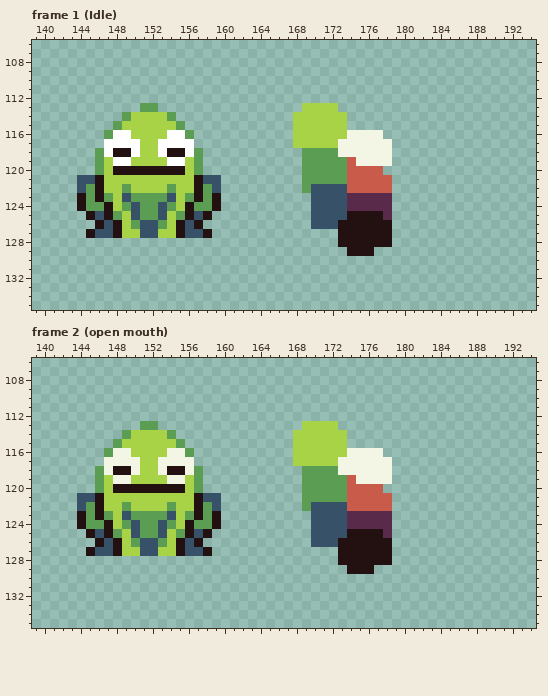
Two versions of one pixel-art file, asset/actor/froggy/spr_froggy1.aseprite. The picture above is the old version.
320x320 pixels, 21 frames. Shown: frame 1 (Idle): x 139..194, y 106..135; frame 2 (open mouth): x 139..194, y 106..135. The commit also changed other frames, which this record leaves out.
Once edited:
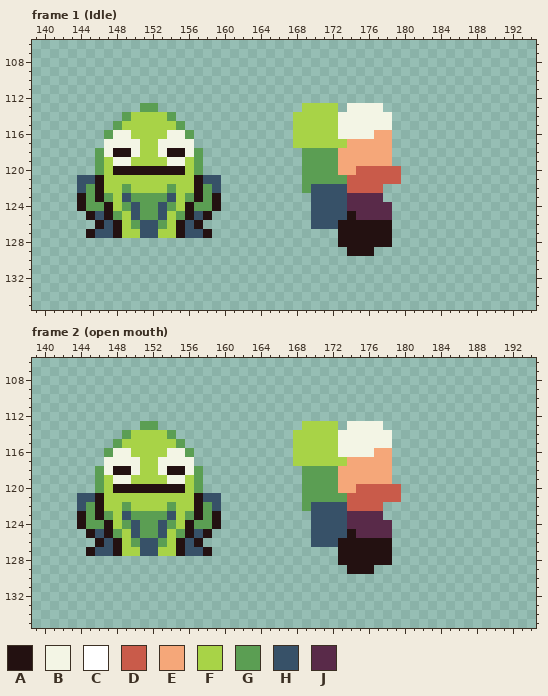
Palette (. is transparent): A #231111  B #f3f5e5  C #ffffff  D #c95b4a  E #f5a779  F #a8d347  G #5b9e53  H #375168  J #592a49
What changed:
--- frame 1 (Idle), layers "Layer 2", "Layer 1"
@@ x 145..181 @@
 112 .....................................
-113 ......GG................FFFF.........
-114 ....GFFFFG.............FFFFFF........
-115 ...GFFFFFFG............FFFFFF........
-116 ..GCCFFFFCCG...........FFFFFFBBBB....
-117 ..CCCCFFCCCC...........FFFFFBBBBBB...
-118 .GCAACFFCAACG...........GGGGBBBBBB...
-119 .GFCCFFFFCCFG...........GGGGGDBBBB...
-120 .GFAAAAAAAAFG...........GGGGGDDDD....
-121 HAFFFFFFFFFFAHH.........GGGGGDDDDD...
-122 GAFFGFFFFGFFAGH.........GHHHHDDDDD...
-123 GAGFHGGGGHFGAGA..........HHHHJJJJJ...
+113 ......GG................FFFF.BBBB....
+114 ....GFFFFG.............FFFFFBBBBBB...
+115 ...GFFFFFFG............FFFFFBBBBBB...
+116 ..GBBFFFFBBG...........FFFFFBBBBEE...
+117 ..BBBBFFBBBB...........FFFFFFEEEEE...
+118 .GBAABFFBAABG...........GGGGEEEEEE...
+119 .GFBBFFFFBBFG...........GGGGEEEEEE...
+120 .GFAAAAAAAAFG...........GGGGEEDDDDD..
+121 HAFFFFFFFFFFAHH.........GGGGGDDDDDD..
+122 GAFFGFFFFGFFAGH.........GHHHHDDDD....
+123 GAGFHGGGGHFGAGA..........HHHHJJJJ....
 124 GGAFGHGGHGFAGGA..........HHHHJJJJJ...
-125 AHAGFHGGHFGAHA...........HHHHAAAAJ...
+125 AHAGFHGGHFGAHA...........HHHHAJJJJ...
 126 .AHAFGHHGFAHA............HHHAAAAAA...
--- frame 2 (open mouth), layer "Layer 2"
@@ x 171..181 @@
 112 ...........
-113 FF.........
-114 FFF........
-115 FFF........
-116 FFFBBBB....
-117 FFBBBBBB...
-118 GGBBBBBB...
-119 GGGDBBBB...
-120 GGGDDDD....
-121 GGGDDDDD...
-122 HHHDDDDD...
-123 HHHJJJJJ...
+113 FF.BBBB....
+114 FFBBBBBB...
+115 FFBBBBBB...
+116 FFBBBBEE...
+117 FFFEEEEE...
+118 GGEEEEEE...
+119 GGEEEEEE...
+120 GGEEDDDDD..
+121 GGGDDDDDD..
+122 HHHDDDD....
+123 HHHJJJJ....
 124 HHHJJJJJ...
-125 HHHAAAAJ...
+125 HHHAJJJJ...
 126 HHAAAAAA...
